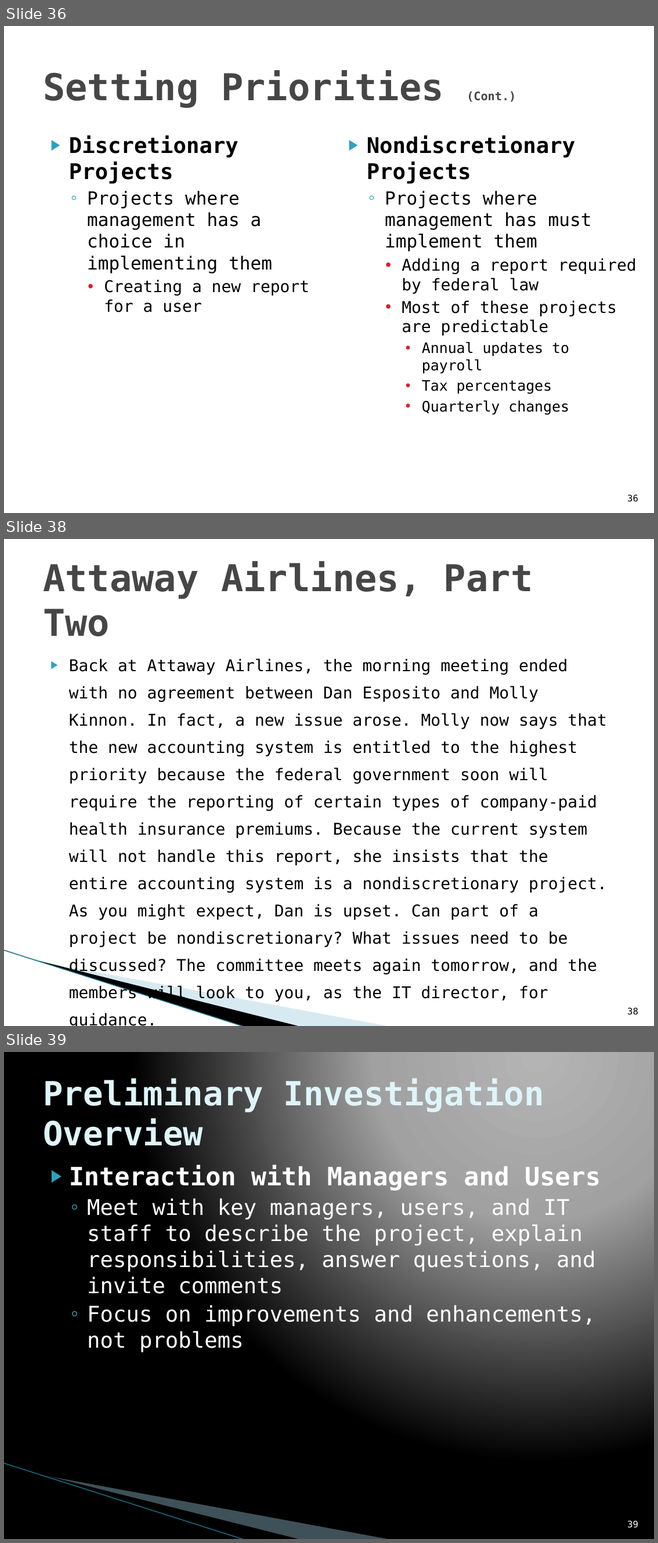
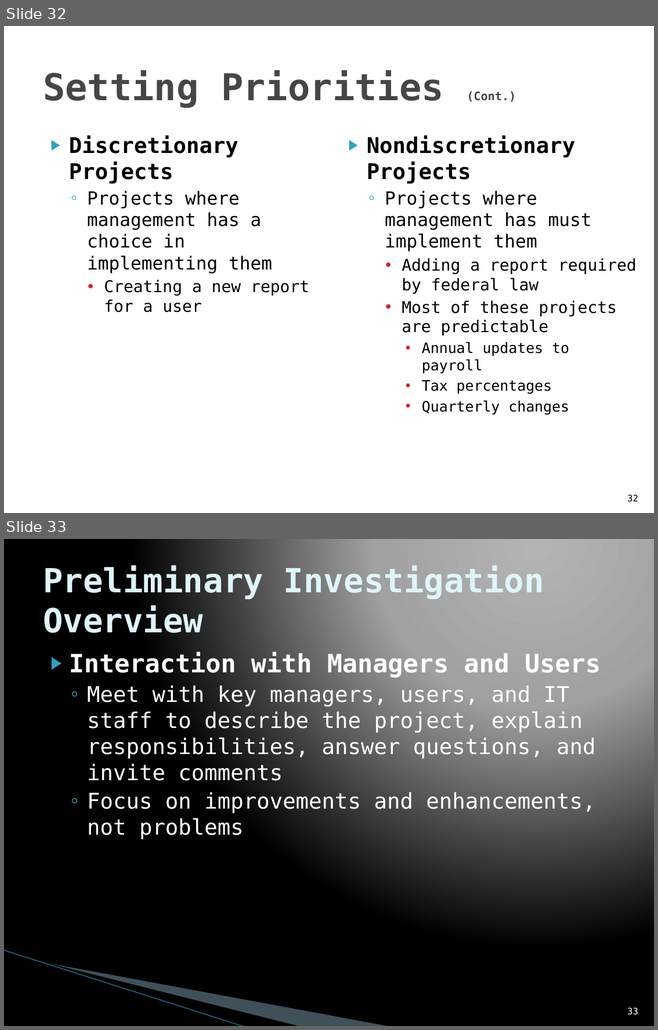
Before and after one commit to HarrisonSuffka/ITSE-1450, a slide deck: Power Points/Chapter 2.pptx. Shown one above the other, each under a label of ours: slides 36, 38 and 39 before the commit, slides 32 and 33 after it; the slides between them are not shown. The pictures are 658x1543 and 658x1030 pixels, drawn with LibreOffice and Linux fonts; fonts in the diff are those of the drawing; background and template pictures are left out. Boxes give left, top, right and bottom in pixels: in the first picture for what was removed or moved away, otherwise in the second. Text is boxed around its words. In the diff, an @@ line names an element or a change of style, - is before the commit and + after.

```diff
--- a/Power Points/Chapter 2.pptx
+++ b/Power Points/Chapter 2.pptx
@@ slide 38 removed at [4,539,654,1026], background #FFFFFF; not listed: 3 template elements that a slide beside it also shows @@
@@ title removed at [43,562,533,636] @@
-Attaway Airlines, Part Two
@@ text removed at [69,658,607,975] @@
-▶ Back at Attaway Airlines, the morning meeting ended with no agreement between Dan Esposito and Molly Kinnon. In fact, a new issue arose. Molly now says that the new accounting system is entitled to the highest priority because the federal government soon will require the reporting of certain types of company-paid health insurance premiums. Because the current system will not handle this report, she insists that the entire accounting system is a nondiscretionary project. As you might expect, Dan is upset. Can part of a project be nondiscretionary? What issues need to be discussed? The committee meets again tomorrow, and the members will look to you, as the IT director, for guidance.
@@ page number removed at [627,1008,638,1015] @@
-38
@@ what was slide 36 is now slide 32 @@
@@ page number at [627,495,638,502]: text changed @@
-36
+32
@@ what was slide 39 is now slide 33 @@
@@ page number at [627,1008,638,1015]: text changed @@
-39
+33
```
Also in this commit, not shown: 3 slides changed, 8 other slides removed, 7 other files.
